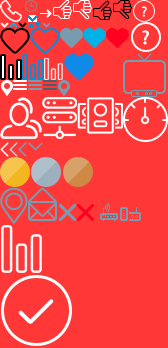
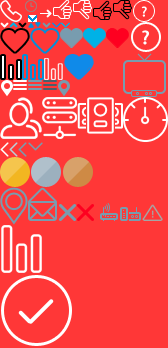
Revision of a layered 168 × 348 image; what changed, layer by layer:
added layer "Слой 1544 копия 4" above "Слой 161" over [52, 22, 61, 28]
added layer "Слой 161" above "Слой 160" over [61, 22, 70, 28]
added layer "Слой 160" above "Слой 159" over [142, 204, 163, 221]
